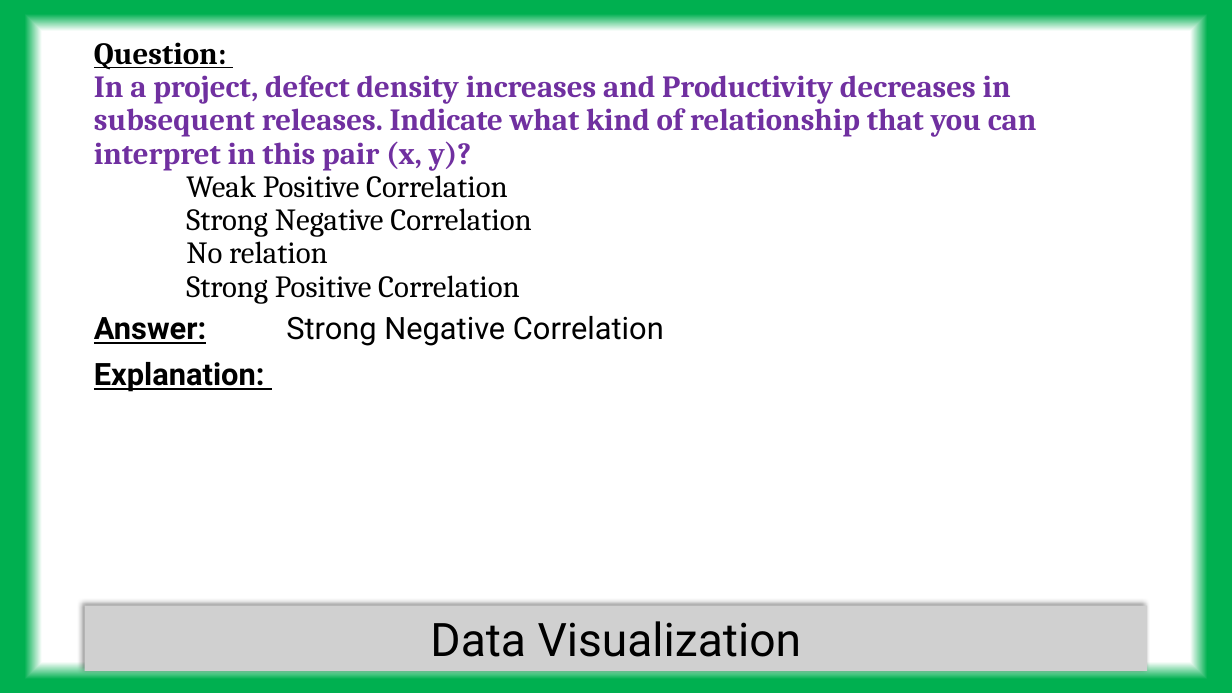
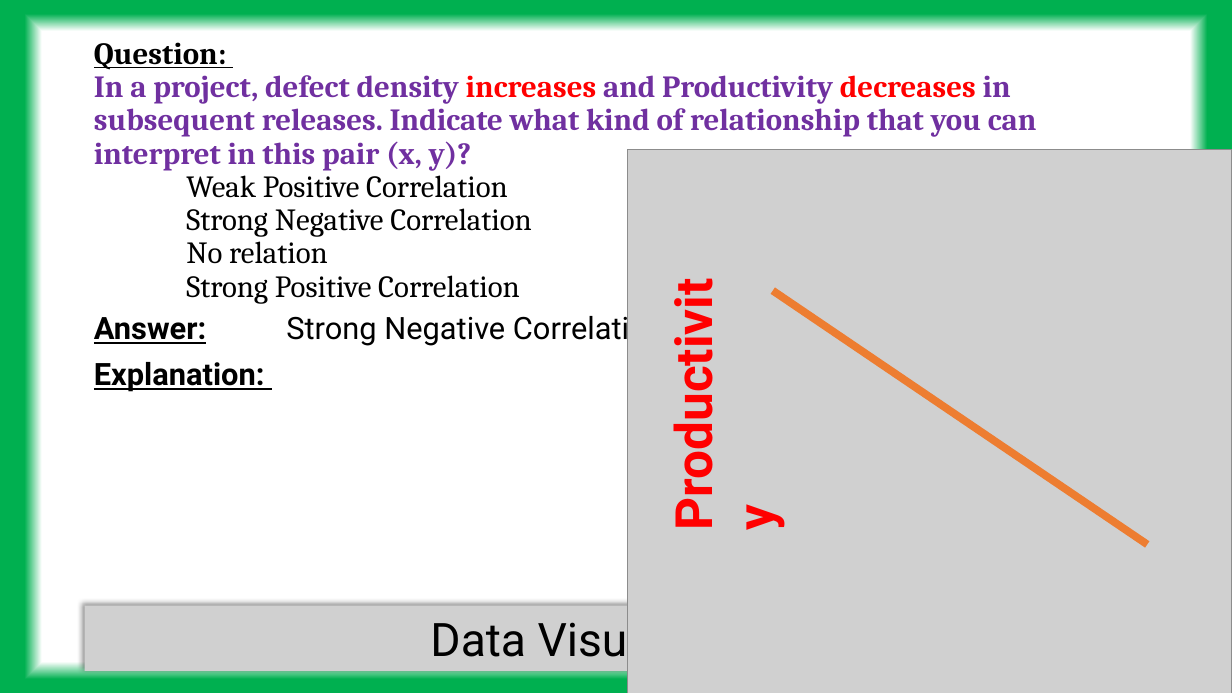
Before and after one commit to tanmoyie/Quality-Control, a slide deck: slide 10 of SSYB,SSGB Six Sigma Yellow Belt or Six Sigma Green Belt/SSGB questions and answers with explanation (SSYB as well).pptx (slide 11 before the commit). Drawn at 1232x693 pixels with LibreOffice and Linux fonts; fonts in the diff are those of the drawing; grey boxes stand for pictures. Boxes give left, top, right and bottom in pixels: in the first picture for what was removed or moved away, otherwise in the second. Text is boxed around its words. In the diff, an @@ line names an element or a change of style, - is before the commit and + after.

```diff
--- a/SSYB,SSGB Six Sigma Yellow Belt or Six Sigma Green Belt/SSGB questions and answers with explanation (SSYB as well).pptx
+++ b/SSYB,SSGB Six Sigma Yellow Belt or Six Sigma Green Belt/SSGB questions and answers with explanation (SSYB as well).pptx
@@ title "Question: In a project, defect ..." at (x1=94, y1=42, x2=1037, y2=304): text colour #7030A0 to #FF0000 in "increases decreases" @@
@@ picture added at (x1=628, y1=150, x2=1232, y2=693) @@
@@ text added at (x1=657, y1=264, x2=728, y2=539), 40 pt, text #FF0000, bold @@
+Productivity
@@ line added from (773, 291) to (1148, 544), #ED7D31 6 pt @@
```
Also in this commit, not shown: 8 other slides changed, 1 slide removed, 2 other files.
